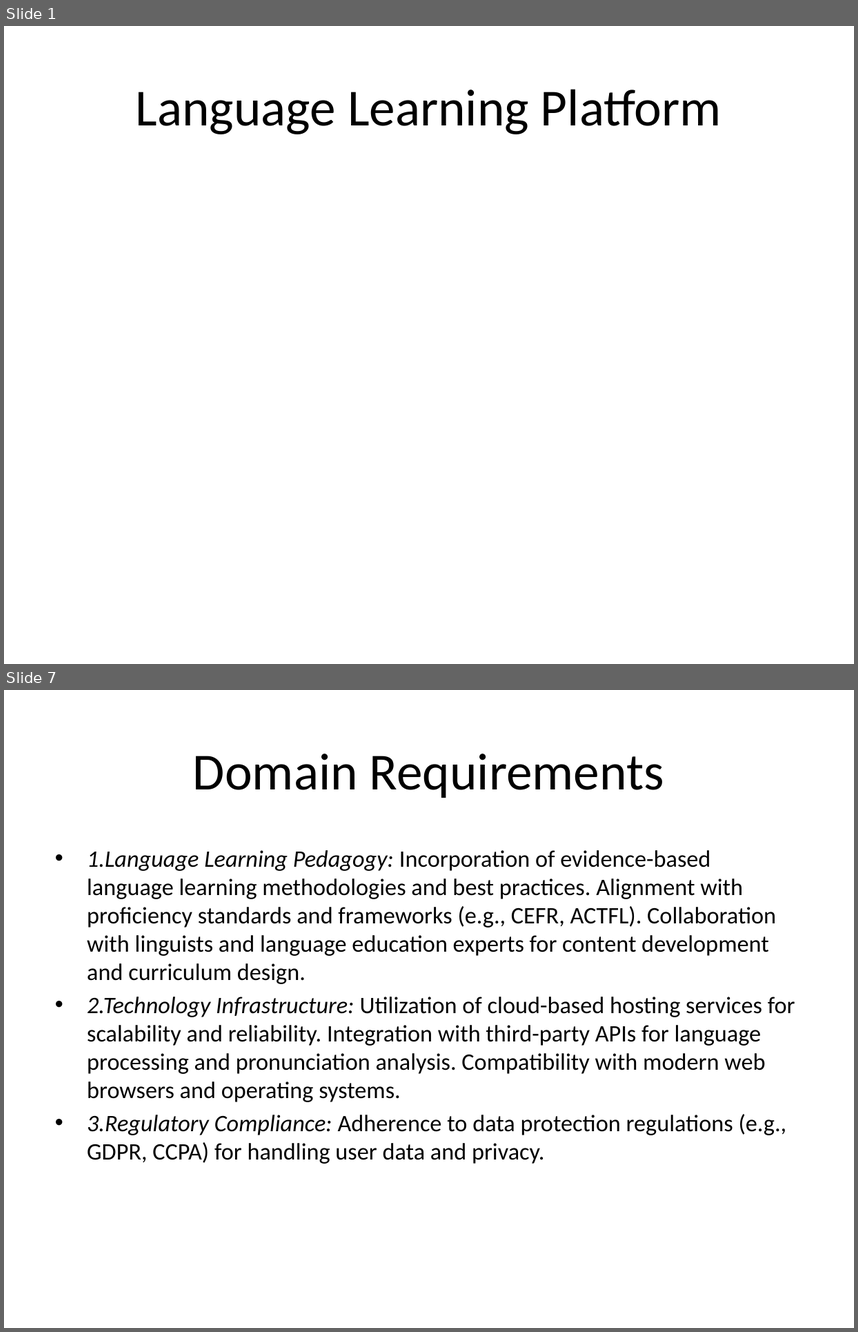
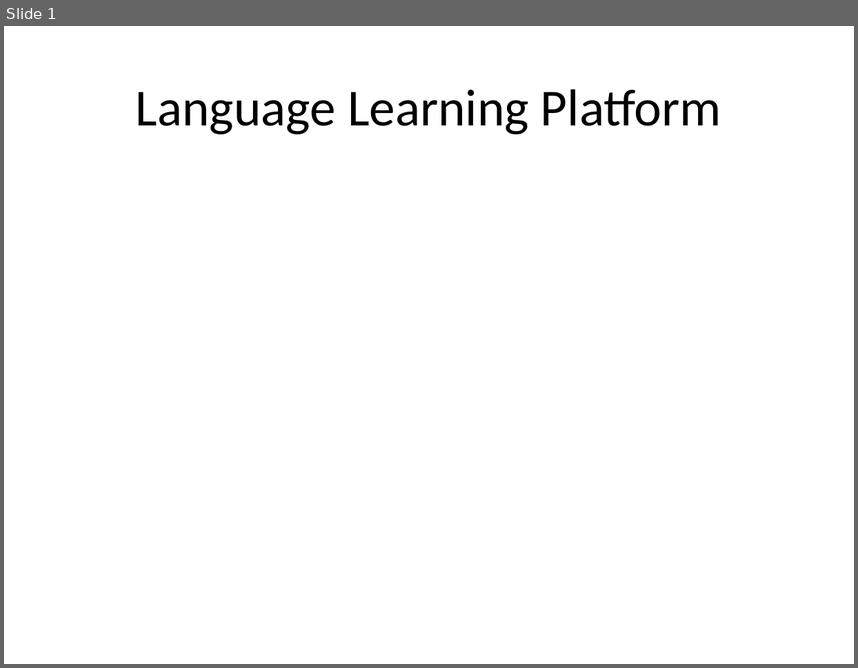
Before and after one commit to VictorMK22/PixelPioneers, a slide deck: Presentation1.pptx. Shown one above the other, each under a label of ours: slides 1 and 7 before the commit, slide 1 after it; the slides between them are not shown. The pictures are 858x1332 and 858x668 pixels, drawn with LibreOffice and Linux fonts; fonts in the diff are those of the drawing. Boxes give left, top, right and bottom in pixels: in the first picture for what was removed or moved away, otherwise in the second. Text is boxed around its words. In the diff, an @@ line names an element or a change of style, - is before the commit and + after.

```diff
--- a/Presentation1.pptx
+++ b/Presentation1.pptx
@@ slide 7 removed at [4,690,854,1328], background #FFFFFF @@
@@ title removed at [193,753,664,798] @@
-Domain Requirements
@@ text removed at [87,850,795,1163] @@
-• 1.Language Learning Pedagogy: Incorporation of evidence-based language learning methodologies and best practices. Alignment with proficiency standards and frameworks (e.g., CEFR, ACTFL). Collaboration with linguists and language education experts for content development and curriculum design.
-• 2.Technology Infrastructure: Utilization of cloud-based hosting services for scalability and reliability. Integration with third-party APIs for language processing and pronunciation analysis. Compatibility with modern web browsers and operating systems.
-• 3.Regulatory Compliance: Adherence to data protection regulations (e.g., GDPR, CCPA) for handling user data and privacy.
```
Also in this commit, not shown: 3 slides changed, 29 slides added, 12 other slides removed, 2 other files.
